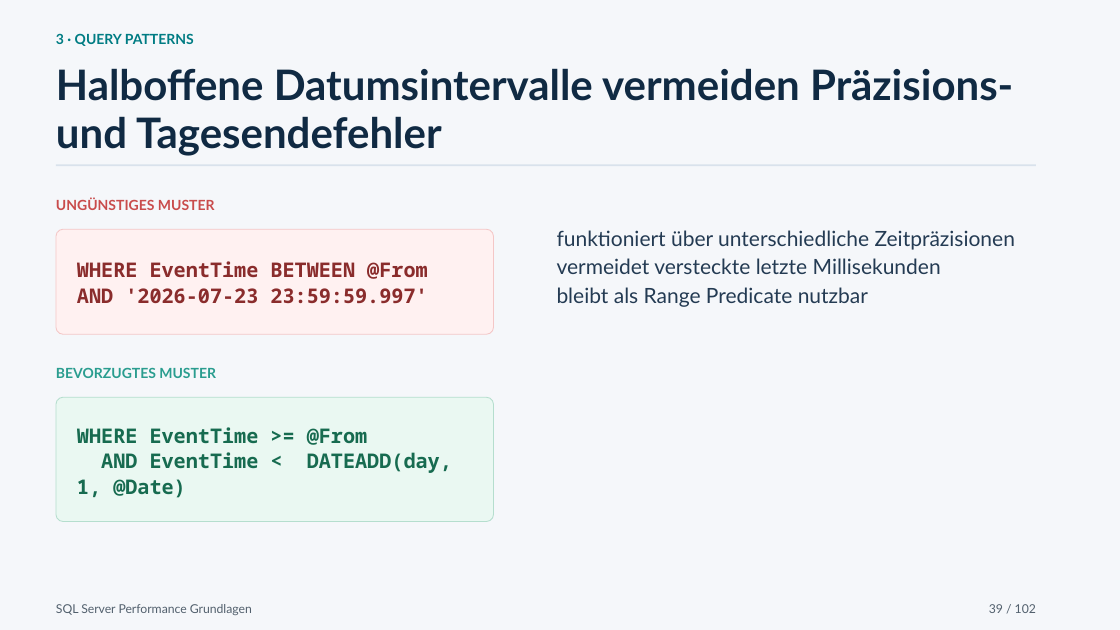
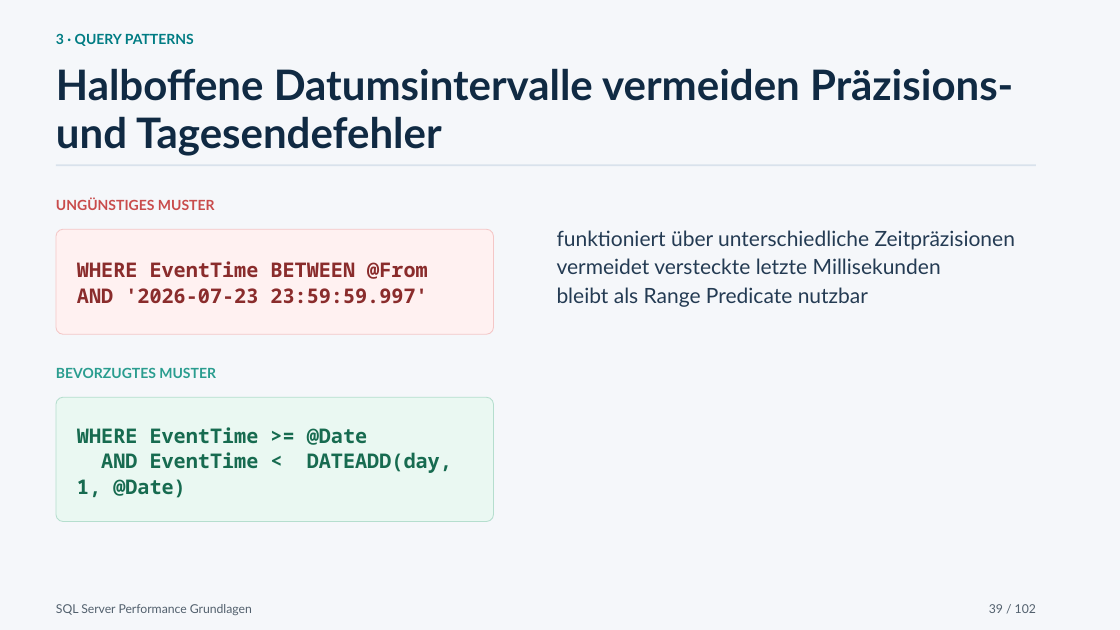
Before and after one commit to gecompat/SQL_PerformanceSchulung, a slide deck: slide 39 of Presentations/Performance_Schulung_Chat_2026-07-23_2146_SQL_Server_Performance_Grundlagen.pptx. Drawn at 1120x630 pixels with LibreOffice and Linux fonts; fonts in the diff are those of the drawing. Boxes give left, top, right and bottom in pixels: in the first picture for what was removed or moved away, otherwise in the second. Text is boxed around its words. In the diff, an @@ line names an element or a change of style, - is before the commit and + after.

```diff
--- a/Presentations/Performance_Schulung_Chat_2026-07-23_2146_SQL_Server_Performance_Grundlagen.pptx
+++ b/Presentations/Performance_Schulung_Chat_2026-07-23_2146_SQL_Server_Performance_Grundlagen.pptx
@@ text at <box>77,427,367,445</box>: text changed @@
-WHERE EventTime >= @From
+WHERE EventTime >= @Date
```
Also in this commit, not shown: 15 other slides changed, 12 other files.
